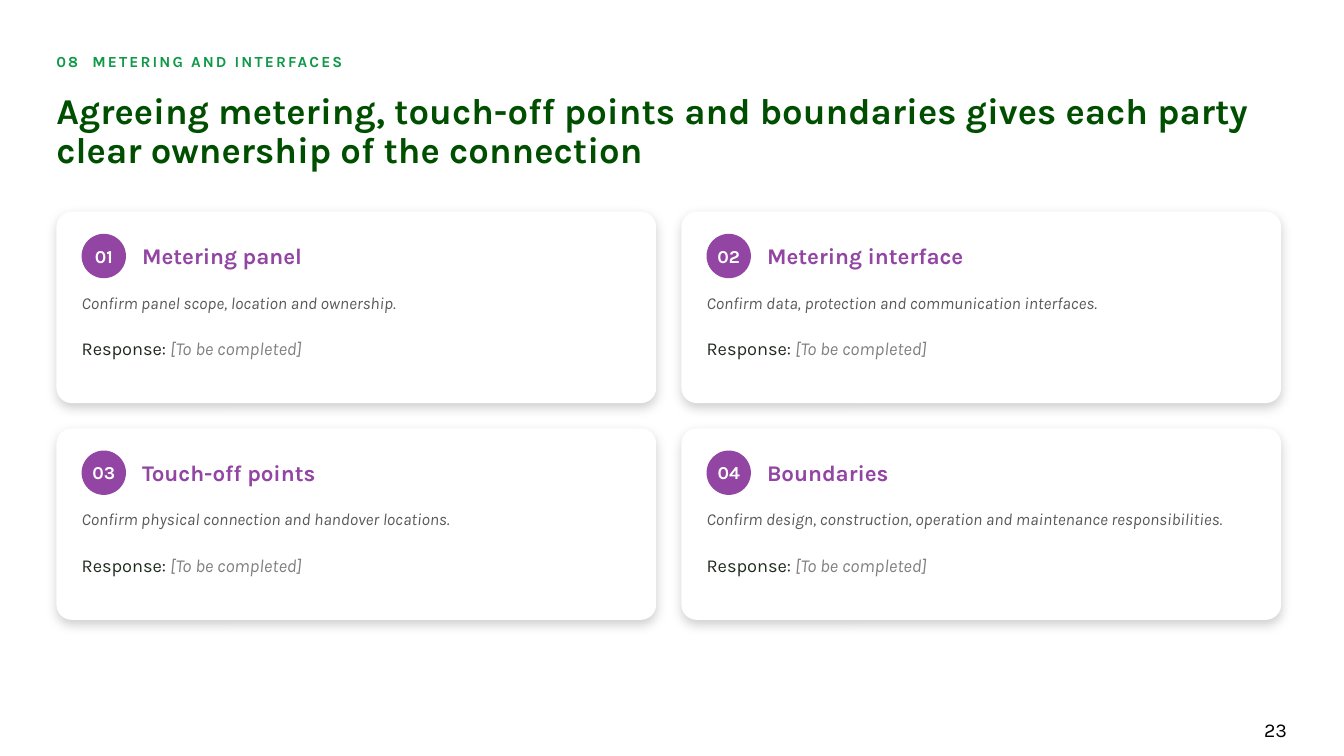
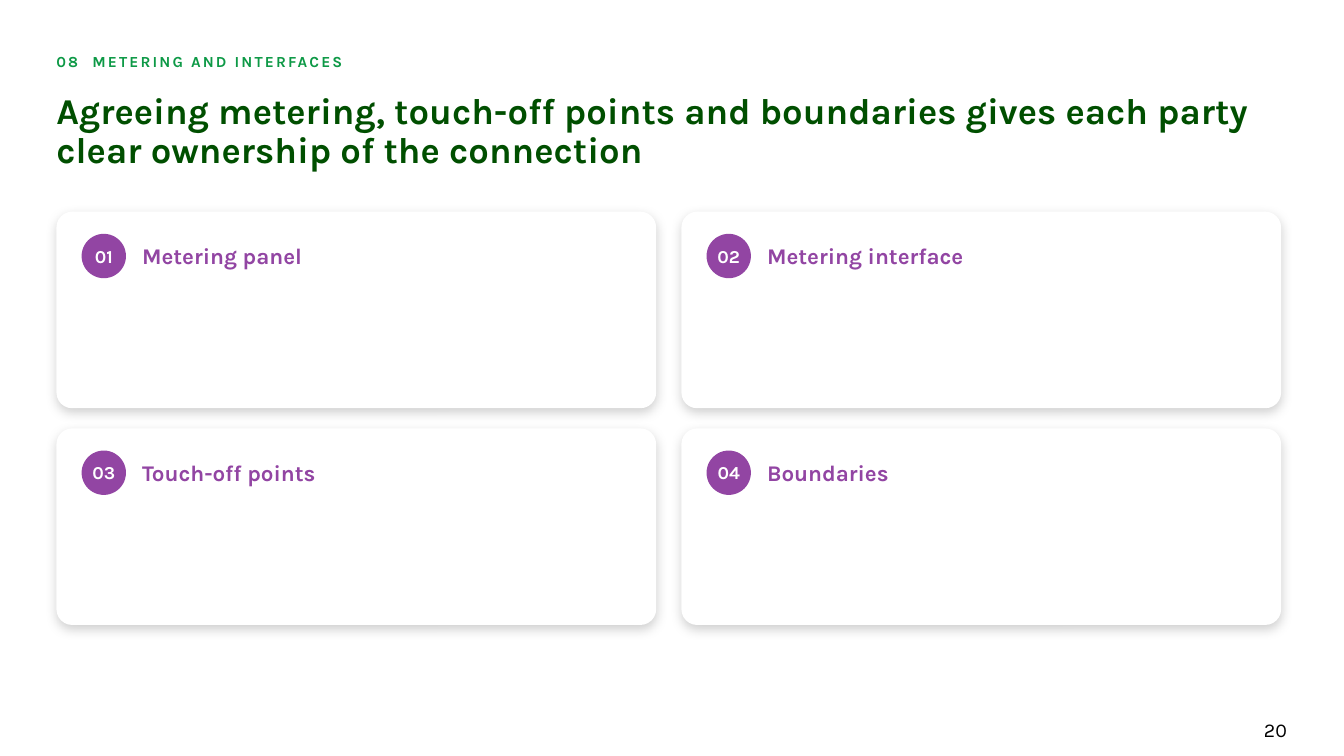
Before and after one commit to alyciawolf02/claude, a slide deck: slide 20 of deliverables/GoFar_Power_and_Grid_Connection_2_Workshop_Structure.pptx (slide 23 before the commit). Drawn at 1344x756 pixels with LibreOffice and Linux fonts; fonts in the diff are those of the drawing; background and template pictures are left out. Boxes give left, top, right and bottom in pixels: in the first picture for what was removed or moved away, otherwise in the second. Text is boxed around its words. In the diff, an @@ line names an element or a change of style, - is before the commit and + after.

```diff
--- a/deliverables/GoFar_Power_and_Grid_Connection_2_Workshop_Structure.pptx
+++ b/deliverables/GoFar_Power_and_Grid_Connection_2_Workshop_Structure.pptx
@@ rounded rectangle: place and size @@
-rounded rectangle at <box>56,212,656,403</box>
+rounded rectangle at <box>56,212,656,408</box>
@@ rounded rectangle: place and size @@
-rounded rectangle at <box>682,212,1281,403</box>
+rounded rectangle at <box>682,212,1281,408</box>
@@ text removed at <box>82,297,396,313</box> @@
-Confirm panel scope, location and ownership.
@@ text removed at <box>707,297,1097,313</box> @@
-Confirm data, protection and communication interfaces.
@@ text removed at <box>82,342,301,360</box> @@
-Response: [To be completed]
@@ text removed at <box>707,342,926,360</box> @@
-Response: [To be completed]
@@ rounded rectangle: place and size @@
-rounded rectangle at <box>56,429,656,620</box>
+rounded rectangle at <box>56,429,656,625</box>
@@ rounded rectangle: place and size @@
-rounded rectangle at <box>682,429,1281,620</box>
+rounded rectangle at <box>682,429,1281,625</box>
@@ text removed at <box>82,513,450,529</box> @@
-Confirm physical connection and handover locations.
@@ text removed at <box>707,513,1222,529</box> @@
-Confirm design, construction, operation and maintenance responsibilities.
@@ text removed at <box>82,559,301,577</box> @@
-Response: [To be completed]
@@ text removed at <box>707,559,926,577</box> @@
-Response: [To be completed]
@@ page number at <box>1264,724,1287,737</box>: text changed @@
-23
+20
```
Also in this commit, not shown: 11 other slides changed, 4 slides removed.
